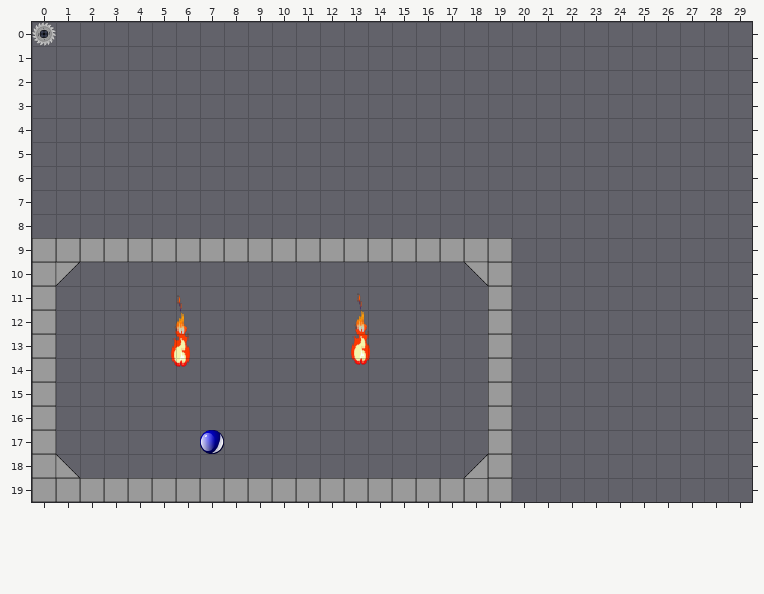
Two states of a Tiled map, Content/Maps/Map01.tmx. The picture above was drawn from the file before the commit.
Cells are 64x64 px. Shown: x 0..29, y 0..19.
Once edited:
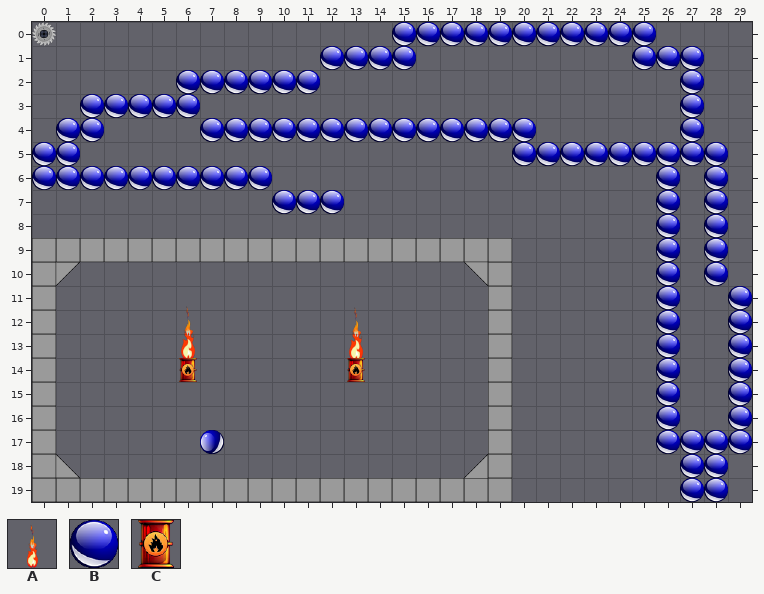
Key: from "TileMap": A 9, B 32, C 35.
_ is an empty cell, . an unchanged one.
Objects are placed by their top-left corner, in cells (3,4 is the top-left corner of cell 3,4); size is 1x1 cell unless given.
The exact change:
--- layer "Group Layer 1/Group Layer 3/Object Layer"
-A at 4.5,11.1 size 3.3x3.3
+A at 5.2,11.6 size 2.6x2.6
-A at 12,11 size 3.3x3.3
+A at 12.2,11.6 size 2.6x2.6
--- layer "Group Layer 2/Tile Layer 1"
@@ x 0..29 @@
- 0 ...............___________....
- 1 ............____.........___..
- 2 ......______..............._..
- 3 .._____...................._..
- 4 .__....______________......_..
- 5 __.................._________.
- 6 __________................_._.
- 7 ..........___............._._.
- 8 .........................._._.
- 9 .........................._._.
-10 .........................._._.
-11 .........................._.._
-12 .........................._.._
-13 .........................._.._
-14 ......_......_............_.._
-15 .........................._.._
-16 .........................._.._
-17 ..........................____
-18 ...........................__.
-19 ...........................__.
+ 0 ...............BBBBBBBBBBB....
+ 1 ............BBBB.........BBB..
+ 2 ......BBBBBB...............B..
+ 3 ..BBBBB....................B..
+ 4 .BB....BBBBBBBBBBBBBB......B..
+ 5 BB..................BBBBBBBBB.
+ 6 BBBBBBBBBB................B.B.
+ 7 ..........BBB.............B.B.
+ 8 ..........................B.B.
+ 9 ..........................B.B.
+10 ..........................B.B.
+11 ..........................B..B
+12 ..........................B..B
+13 ..........................B..B
+14 ......C......C............B..B
+15 ..........................B..B
+16 ..........................B..B
+17 ..........................BBBB
+18 ...........................BB.
+19 ...........................BB.
